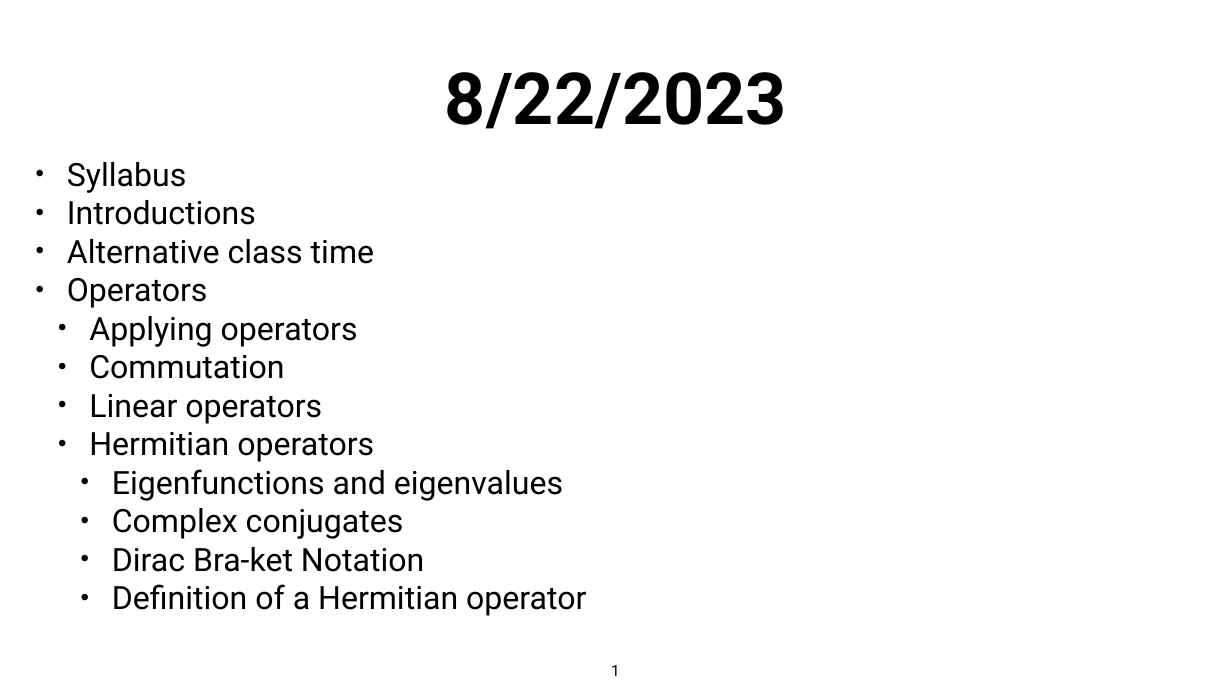
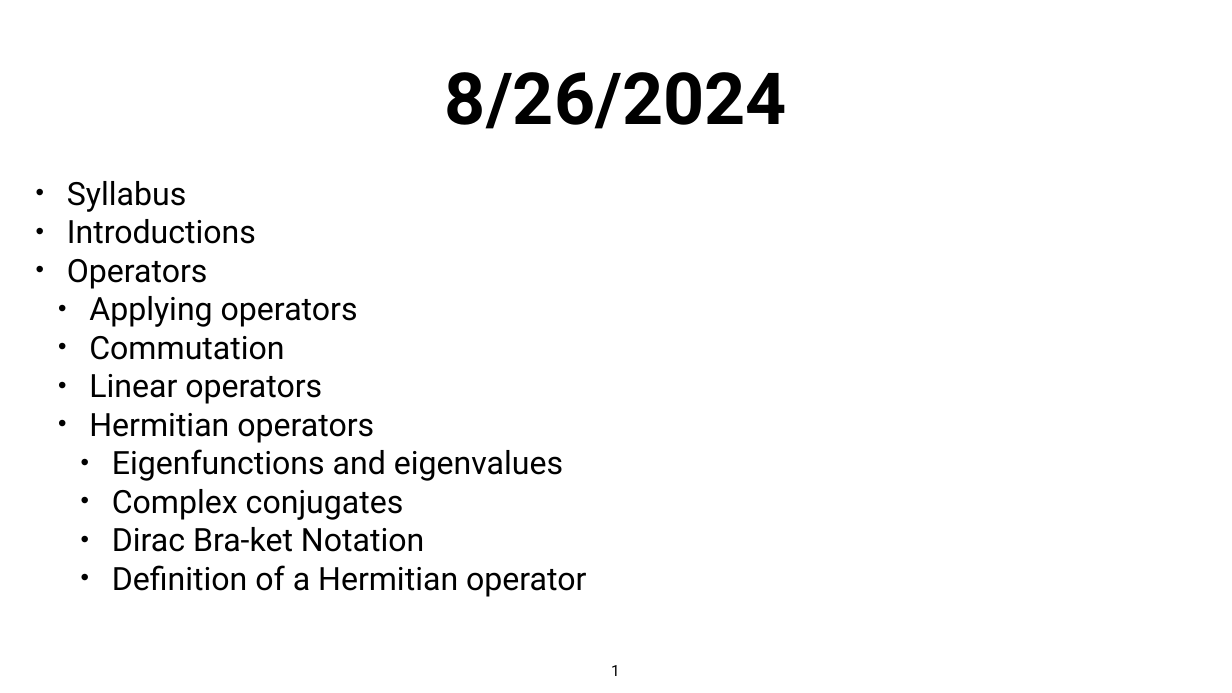
Before and after one commit to daveminh/Chem550-2024F, a slide deck: slide 1 of slides/08-26-Introduction.pptx. Drawn at 1232x693 pixels with LibreOffice and Linux fonts; fonts in the diff are those of the drawing. Boxes give left, top, right and bottom in pixels: in the first picture for what was removed or moved away, otherwise in the second. Text is boxed around its words. In the diff, an @@ line names an element or a change of style, - is before the commit and + after.

```diff
--- a/slides/08-26-Introduction.pptx
+++ b/slides/08-26-Introduction.pptx
@@ title at [445,72,787,129]: text changed @@
-8/22/2023
+8/26/2024
@@ text at [67,239,374,264]: paragraph removed @@
-• Alternative class time
```
Also in this commit, not shown: 2 other slides changed, 2 other files.
